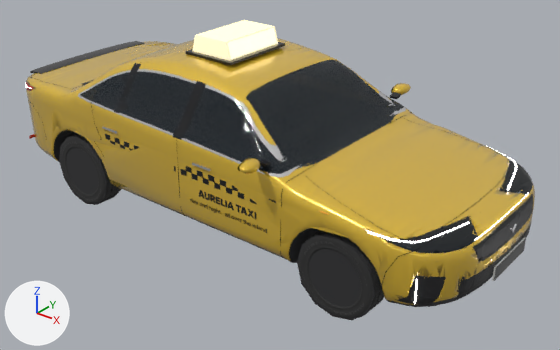
A saved change to the glTF model godot/assets/traffic/taxi.glb.
Rendered twice from a 50 mm lens placed at (4.02, -4.75, 3.39), pointed at (0.24, -0.03, 0.46). The axes (+X, +Y, +Z) are drawn at lower left. The lights are the same throughout. The older version comes first. Where no turn or scale is listed for an object, it has been applied to the vertices. Vertices at exactly the same position are counted once.

Objects in the first picture: 'Taxi_Body', 'Taxi_Doors_R', 'Taxi_Far', 'Taxi_Parts', 'Taxi_Wheel_FR', 'Taxi_Wheel_RR'.
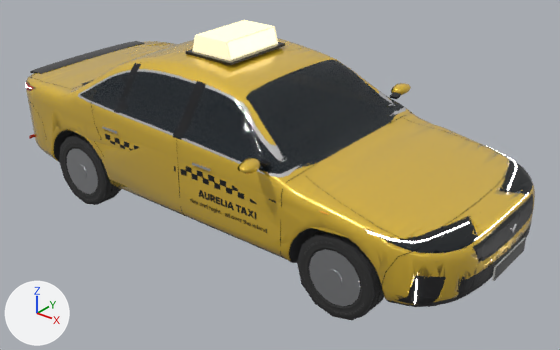
Edits to the bpy script that builds the scene:
```text
Change me_taxi_far:
    used by ob_taxi_far; location = (0.0, 0.0, 0.0)
    remove me_taxi_far.from_pydata(...)  # 3210 vertices, 6400 faces; spans x -2.34..2.32, y -0.92..0.92, z 0.0..1.47
    add me_taxi_far.from_pydata(...)  # 3468 vertices, 6884 faces; spans x -2.34..2.32, y -0.92..0.92, z 0.0..1.47
    me_taxi_far part 1: a new loose piece, a 16-sided cylinder along y spanning x 1.199..1.641, y -0.892..-0.88, z 0.114..0.556, in mat_rim (light grey #c8cacd)
    me_taxi_far part 2: a new loose piece, a 16-sided cylinder along y spanning x 1.353..1.487, y -0.897..-0.883, z 0.268..0.402, in mat_rim (light grey #c8cacd)
    me_taxi_far part 3: a new loose piece, a 16-sided cylinder along y spanning x -1.601..-1.159, y -0.892..-0.88, z 0.114..0.556, in mat_rim (light grey #c8cacd)
    me_taxi_far part 4: a new loose piece, a 16-sided cylinder along y spanning x -1.447..-1.313, y -0.897..-0.883, z 0.268..0.402, in mat_rim (light grey #c8cacd)
    other edits to the shape of me_taxi_far do not show in these pictures
    add me_taxi_far.materials.append(mat_rim)  # light grey #c8cacd
```

What differs and where, as boxes (x1, y1, x2, y2) in the pictures (560 x 350 px):
part 1 of me_taxi_far, added: after (309, 249, 360, 306)
part 2 of me_taxi_far, added: after (326, 269, 342, 287)
part 3 of me_taxi_far, added: after (67, 149, 98, 194)
part 4 of me_taxi_far, added: after (77, 165, 87, 178)
